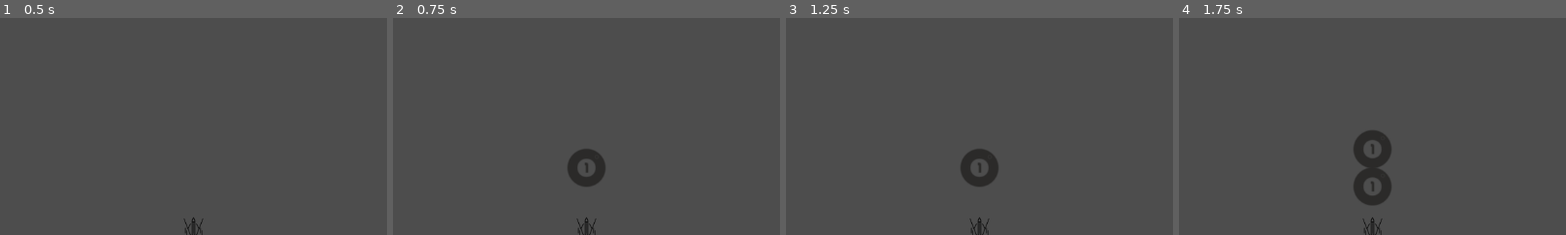
Above: before the commit, frames 1-4 (left to right).
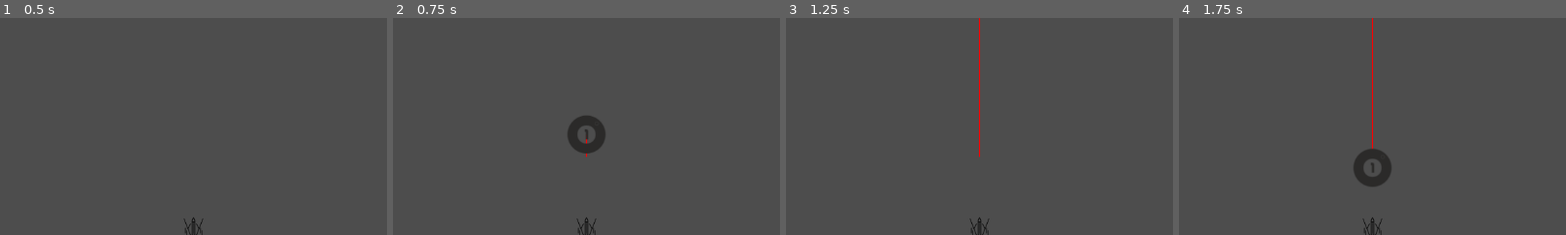
Above: after the commit, the same moments.

Repository: Konicai/physics-hackathon-2023
Game: Godot game, scene res://Laser assets/main scene.tscn
The game is run twice, just before and just after one commit, with the same random seed, the same clock (stepped at 60 frames per second) and the same inputs. The project has no main scene, so this scene is started directly.
Inputs:
- Up to frame 1 (0.5 s): no input
- Up to frame 2 (0.75 s): tap Enter at 0.5 s; tap Space (fire) at 0.6 s
- Up to frame 3 (1.25 s): no input
- Up to frame 4 (1.75 s): tap Space (fire) at 1.35 s
The pictures show only the part of the screen within x 25-75%, y 0-50%; the shares and areas given below are measured in that part.

Frame 1 is identical in both runs. In frame 2, 1.9% of the frame differs, in the area x 45-55%, y 45-78%; in frame 3, 1.2%; in frame 4, 2.1%, in the area x 45-55%, y 0-87%.

Commit message:
works
fires a ball and traces the path with a red line

Diff:
--- a/Laser assets/ain_script.gd
+++ /dev/null
@@ -1,33 +0,0 @@
-extends Node2D
-
-var ball_scene = preload("res://Laser assets/ball.tscn")
-var launch_speed = Vector2(0, -1000)  # Launching the ball upwards requires negative Y value
-var points = PackedVector2Array()
-
-# Called when the node enters the scene tree for the first time.
-func _ready():
-	$Path.points = points
-	var screen_size = get_viewport_rect().size
-	$StaticBody2D.position = screen_size / 2
-
-# Called every frame. 'delta' is the elapsed time since the previous frame.
-func _process(delta):
-	if Input.is_action_just_pressed("fire"):
-		fire_ball()
-
-func _apply_impulse(ball_instance):
-	print("Applying impulse")
-	ball_instance.apply_impulse(Vector2.ZERO, launch_speed)
-
-func _on_Ball_position_changed(ball):
-	points.append(ball.position)
-	$Path.points = points
-
-func fire_ball():
-	var ball_instance = ball_scene.instantiate()
-	ball_instance.sleeping = false
-	ball_instance.position = $StaticBody2D.global_position + Vector2(0, -100)  # Offset to ensure it's clear of the launcher
-	add_child(ball_instance)
-	# Apply an impulse in the upward direction
-	# Ensure we use the physics frame to apply the impulse
-	call_deferred("_apply_impulse", ball_instance)
--- a/Laser assets/ball.tscn
+++ b/Laser assets/ball.tscn
@@ -6,6 +6,7 @@
 
 [node name="Ball" type="RigidBody2D"]
 gravity_scale = 0.0
+can_sleep = false
 
 [node name="CollisionShape2D" type="CollisionShape2D" parent="."]
 scale = Vector2(2.8, 2.8)
--- /dev/null
+++ b/Laser assets/laser.gd
@@ -0,0 +1,46 @@
+extends Node2D
+
+var ball_scene = preload("res://Laser assets/ball.tscn")
+var launch_speed = Vector2(0, -500)
+var ball_to_launch = null
+var ball_fired = false
+var last_ball_position = Vector2()
+
+# Called when the node enters the scene tree for the first time.
+func _ready():
+	var screen_size = get_viewport_rect().size
+	$StaticBody2D.position = screen_size / 2
+	# Assuming 'Line2D' is already a node in the scene
+	$Line2D.width = 2
+	$Line2D.default_color = Color(1, 0, 0)  # Set line color to red
+func _process(delta):
+	if Input.is_action_just_pressed("fire"):
+		fire_ball()
+	if $Line2D.get_point_count() > 0:
+		$Line2D.set_point_position($Line2D.get_point_count() - 1, $Ball.position)
+	if ball_to_launch and ball_to_launch.position != last_ball_position:
+		# Call the function that updates the line with the new position
+		_on_Ball_position_changed(ball_to_launch.position)
+		# Update the last position to the current one
+		last_ball_position = ball_to_launch.position
+func _physics_process(delta):
+	if ball_to_launch and not ball_fired:
+		ball_to_launch.apply_impulse(launch_speed)
+		ball_fired = true
+		# Clear previous points when a new ball is launched
+		$Line2D.points.clear()
+
+func fire_ball():
+	var ball_instance = ball_scene.instantiate()
+	ball_instance.sleeping = false
+	ball_instance.position = $StaticBody2D.global_position + Vector2(0, -100)
+	add_child(ball_instance)
+	ball_to_launch = ball_instance
+	last_ball_position = ball_to_launch.position
+	# Connect 'position_changed' signal to the method to update the line
+	# ball_instance.connect("position_changed", Callable(self, "_on_Ball_position_changed"))
+
+# This method will be called when the 'position_changed' signal is emitted
+func _on_Ball_position_changed(new_position):
+	# Add the new position of the ball to the Line2D points
+	$Line2D.add_point(new_position)
--- a/Laser assets/main scene.tscn
+++ b/Laser assets/main scene.tscn
@@ -1,12 +1,12 @@
-[gd_scene load_steps=4 format=3 uid="uid://bvj6fdhtru47s"]
+[gd_scene load_steps=4 format=3 uid="uid://ckokk3uq7wapt"]
 
+[ext_resource type="Script" path="res://Laser assets/laser.gd" id="1_6pugn"]
 [ext_resource type="Texture2D" uid="uid://be6tqn35jxum8" path="res://Laser assets/icons8-laser-64.png" id="1_hb21c"]
-[ext_resource type="Script" path="res://Laser assets/ain_script.gd" id="1_masq0"]
 
 [sub_resource type="RectangleShape2D" id="RectangleShape2D_4aoho"]
 
 [node name="Main" type="Node2D"]
-script = ExtResource("1_masq0")
+script = ExtResource("1_6pugn")
 
 [node name="StaticBody2D" type="StaticBody2D" parent="."]
 
@@ -18,4 +18,4 @@
 rotation = 3.14159
 texture = ExtResource("1_hb21c")
 
-[node name="Path" type="Line2D" parent="."]
+[node name="Line2D" type="Line2D" parent="."]
--- a/project.godot
+++ b/project.godot
@@ -22,7 +22,7 @@
 
 fire={
 "deadzone": 0.5,
-"events": [Object(InputEventKey,"resource_local_to_scene":false,"resource_name":"","device":0,"window_id":0,"alt_pressed":false,"shift_pressed":false,"ctrl_pressed":false,"meta_pressed":false,"pressed":false,"keycode":0,"physical_keycode":32,"key_label":0,"unicode":0,"echo":false,"script":null)
+"events": [Object(InputEventKey,"resource_local_to_scene":false,"resource_name":"","device":0,"window_id":0,"alt_pressed":false,"shift_pressed":false,"ctrl_pressed":false,"meta_pressed":false,"pressed":false,"keycode":32,"physical_keycode":32,"key_label":32,"unicode":0,"echo":false,"script":null)
 ]
 }
 
